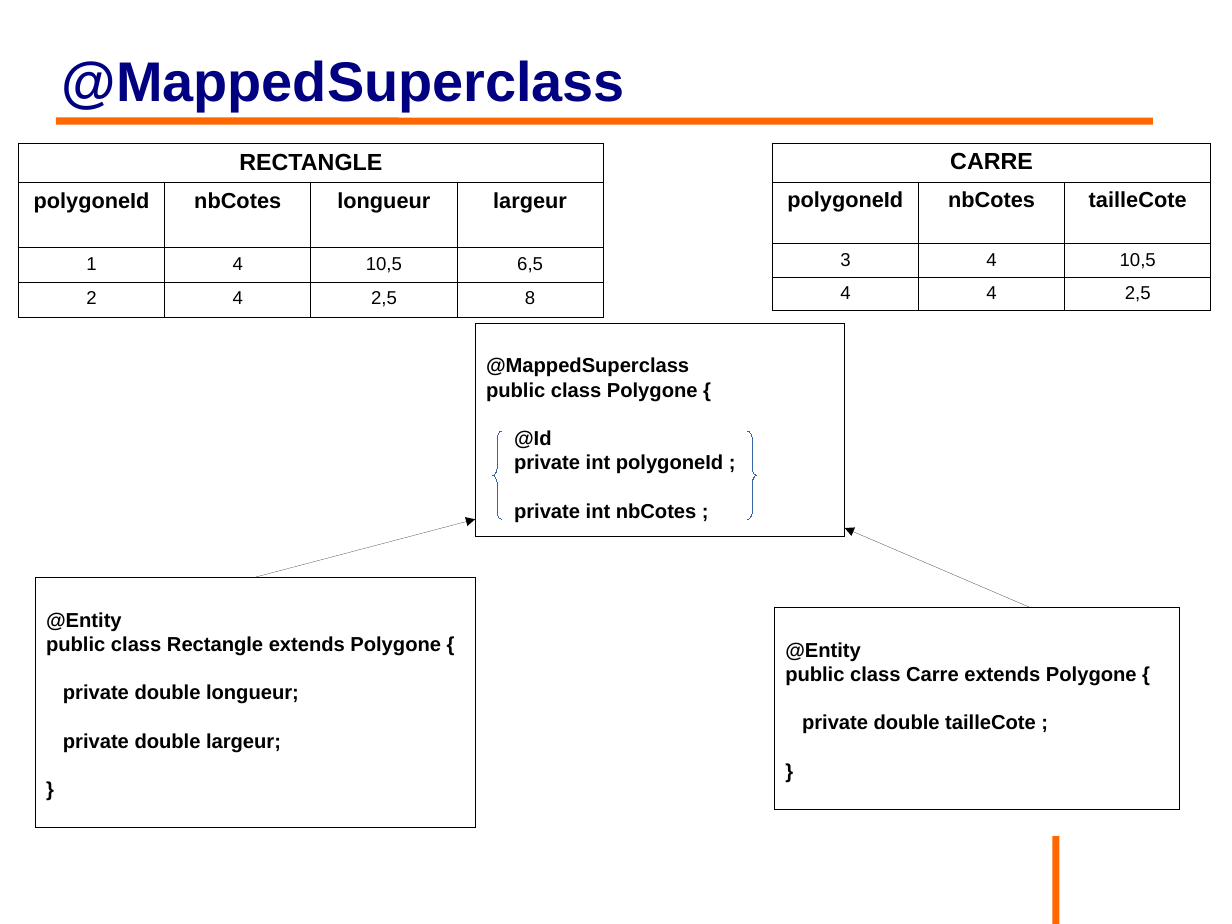
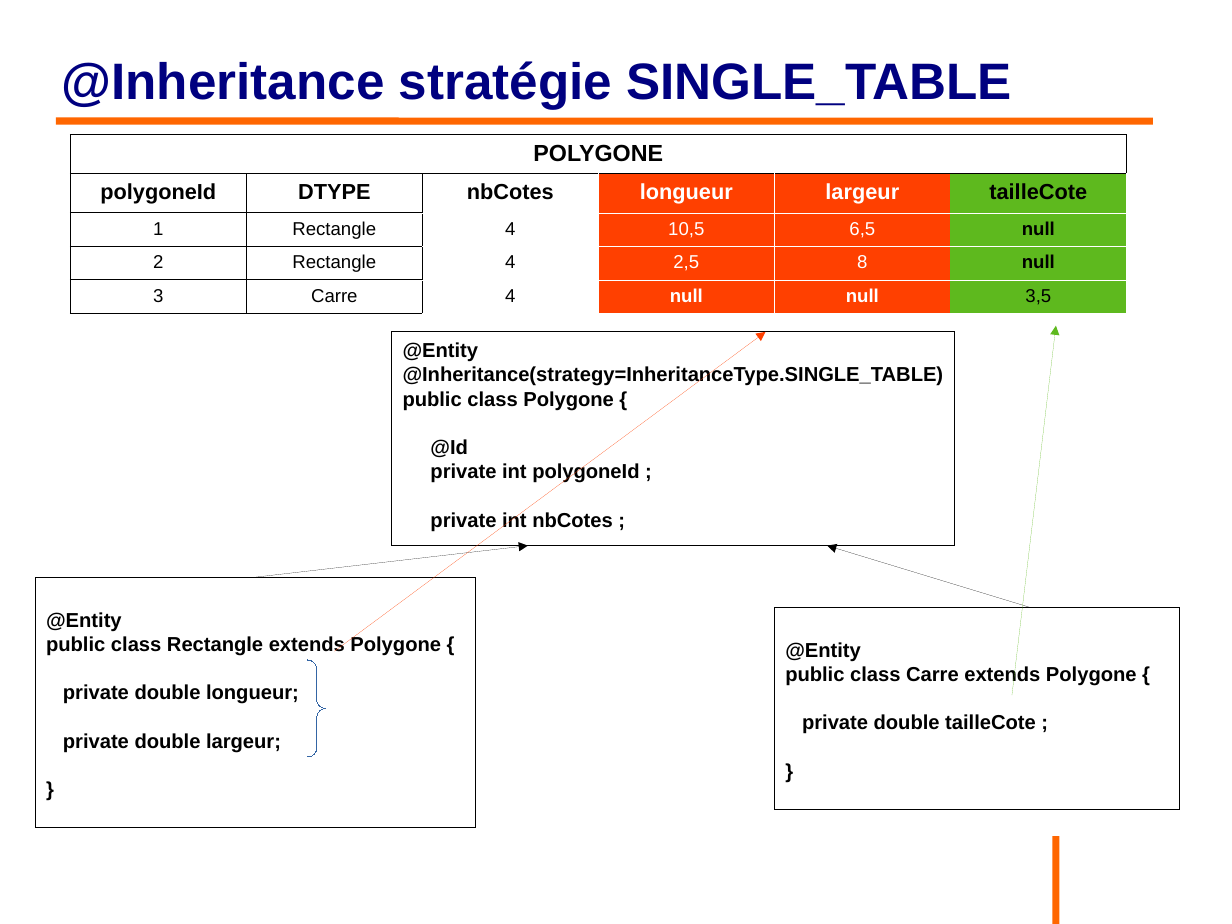
Before and after one commit to philphils/formation-hibernate-basique, a slide deck: slide 63 of Documentation/diapo_formation_hibernate.odp (slide 56 before the commit). Drawn at 1232x924 pixels with LibreOffice and Linux fonts; fonts in the diff are those of the drawing; background and template pictures are left out. Boxes give left, top, right and bottom in pixels: in the first picture for what was removed or moved away, otherwise in the second. Text is boxed around its words. In the diff, an @@ line names an element or a change of style, - is before the commit and + after.

```diff
--- a/Documentation/diapo_formation_hibernate.odp
+++ b/Documentation/diapo_formation_hibernate.odp
@@ title at [62, 61, 1012, 109]: text changed; size 36 to 33 pt @@
-@MappedSuperclass
+@Inheritance stratégie SINGLE_TABLE
@@ table at [70, 134, 1125, 309] @@
-RECTANGLE |  |  | 
-polygoneId | nbCotes | longueur | largeur
-1 | 4 | 10,5 | 6,5
-2 | 4 | 2,5 | 8
+POLYGONE |  |  |  |  | 
+polygoneId | DTYPE | nbCotes | longueur | largeur | tailleCote
+1 | Rectangle | 4 | 10,5 | 6,5 | null
+2 | Rectangle | 4 | 2,5 | 8 | null
+3 | Carre | 4 | null | null | 3,5
@@ table: place and size @@
-table at [19, 144, 605, 311]
+table at [70, 134, 1125, 309]
@@ table removed at [773, 143, 1212, 309], 4 rows, 3 columns @@
-CARRE |  | 
-polygoneId | nbCotes | tailleCote
-3 | 4 | 10,5
-4 | 4 | 2,5
@@ arrow added from (1013, 695) to (1056, 325), #5EB91E 0 pt @@
@@ arrow added from (334, 652) to (766, 332), #FF4000 0 pt @@
@@ rectangle "@Entity": place and size @@
-rectangle "@Entity" at [475, 323, 845, 537]
+rectangle "@Entity" at [391, 332, 955, 546]
@@ text in rectangle at [403, 342, 944, 386]: text changed @@
-@MappedSuperclass
+@Entity
+@Inheritance(strategy=InheritanceType.SINGLE_TABLE)
@@ freeform shape removed at [493, 432, 502, 520] @@
@@ arrow moved from (255, 577) - (475, 520) to (255, 577) - (528, 546) @@
@@ arrow moved from (1030, 607) - (845, 528) to (1030, 607) - (827, 546) @@
@@ freeform shape: place and size @@
-freeform shape at [748, 432, 757, 520]
+freeform shape at [309, 661, 326, 758]
```
Also in this commit, not shown: 10 other slides changed, 1 slide added.
